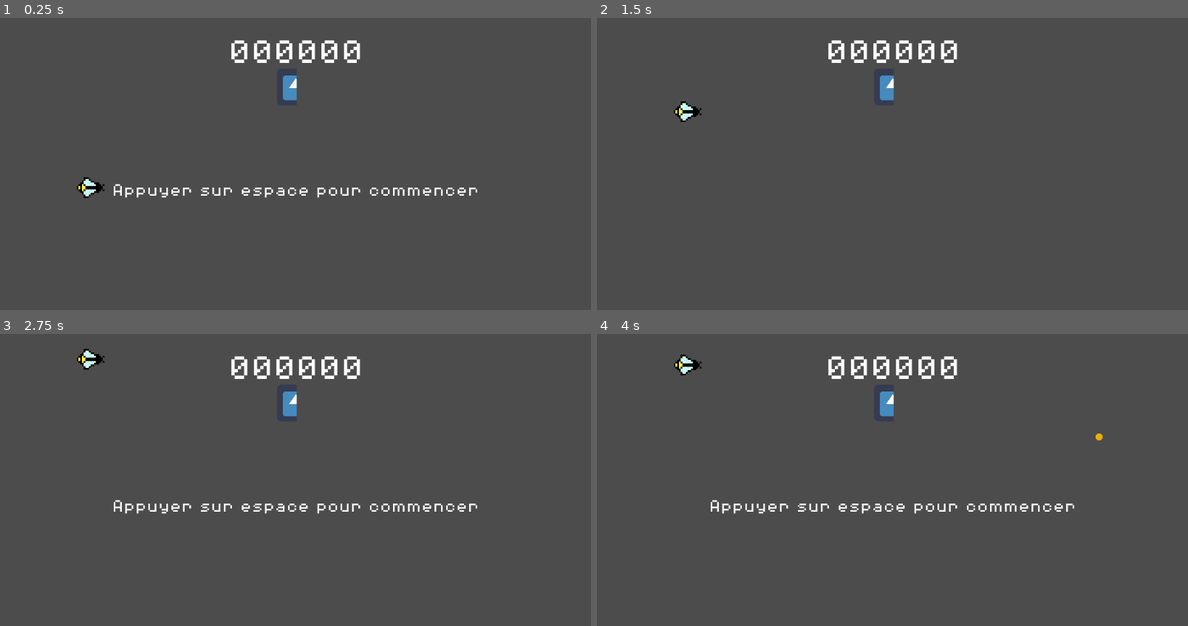
Above: before the commit, frames 1-4 (two rows, left to right).
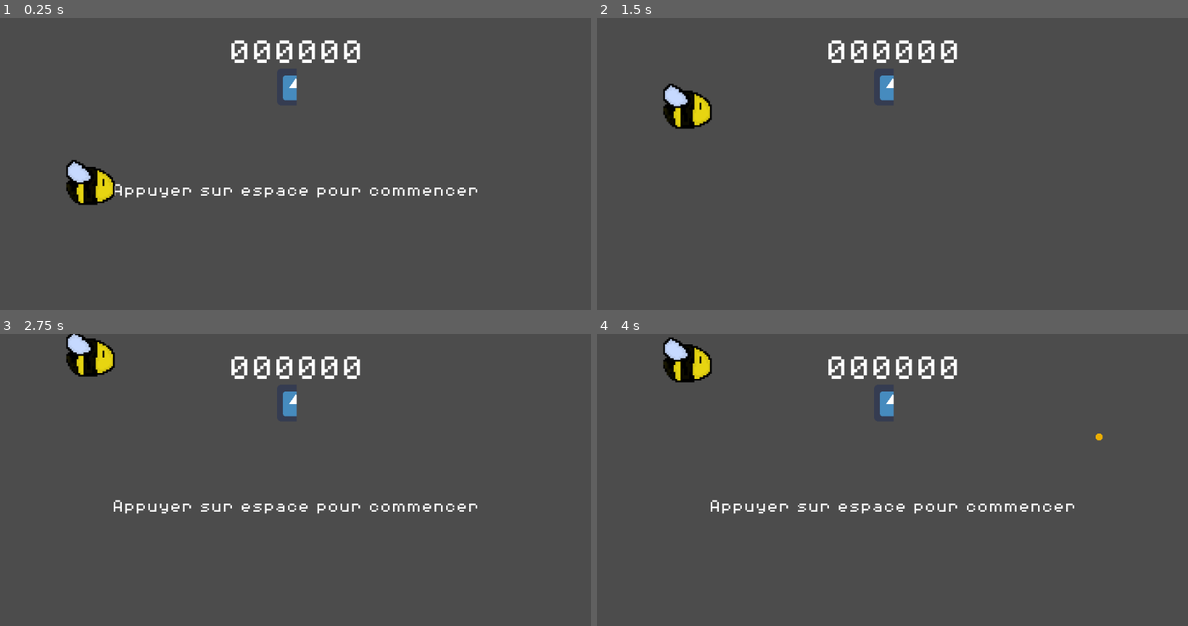
Above: after the commit, the same moments.

Repository: EventOrizonStudio/pollenPower
Game: Godot game, scene res://Scene/Game.tscn
The game is run twice, just before and just after one commit, with the same random seed, the same clock (stepped at 60 frames per second) and the same inputs. The engine's default icon, where the game draws it, is replaced by a stand-in: a white triangle on a blue panel in a dark square.
Inputs:
- Up to frame 1 (0.25 s): no input
- Up to frame 2 (1.5 s): tap Space (ui_select) at 0.5, 0.77 s
- Up to frame 3 (2.75 s): tap Space (ui_select) at 1.52, 2 s
- Up to frame 4 (4 s): tap Space (ui_select) at 2.75, 3.02, 3.77 s

The runs differ from the first frame. In frame 1, 0.9% of the frame differs, in the area x 11-20%, y 48-65%; in frame 2, 0.9%, in the area x 11-20%, y 22-38%; in frame 3, 0.9%; in frame 4, 0.9%.

Commit message:
change nabeille skin

Diff:
--- a/Scene/Nabeille.tscn
+++ b/Scene/Nabeille.tscn
@@ -4,11 +4,10 @@
 [ext_resource path="res://Assets/bee.png" type="Texture" id=2]
 
 [sub_resource type="CapsuleShape2D" id=1]
-radius = 18.7368
-height = 12.2405
+radius = 26.7426
+height = 34.1053
 
 [node name="Nabeille" type="Area2D"]
-rotation = 1.5708
 script = ExtResource( 1 )
 __meta__ = {
 "_edit_group_": true
@@ -16,10 +15,12 @@
 jumpSpeed = 5
 
 [node name="Sprite" type="Sprite" parent="."]
+position = Vector2( -0.418121, -10.8711 )
 scale = Vector2( 0.3, 0.3 )
 texture = ExtResource( 2 )
 
 [node name="CollisionShape2D" type="CollisionShape2D" parent="."]
+rotation = 1.5708
 shape = SubResource( 1 )
 
 [connection signal="area_entered" from="." to="." method="_on_Nabeille_area_entered"]
Binary file changed: Assets/bee.png
